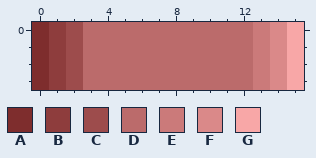
File history of a pixel-art file, Assets/Artwork/Overhead/Health/Player/Player_Fill.aseprite. The picture above is the old version.
16x4 pixels, 1 frame.
Visible layers, top first: "Layer 2" opacity 48%, "Layer 1".
Palette (. is transparent): A #7e2d2d  B #8e3d3d  C #9d4c4c  D #bb6b6b  E #cb7a7a  F #da8989  G #f8a7a7
Pixels before, first column x 0:
0 ABCDDDDDDDDDDEFG
1 ABCDDDDDDDDDDEFG
2 ABCDDDDDDDDDDEFG
3 ABCDDDDDDDDDDEFG
The result:
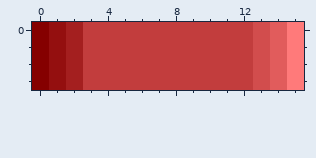
The exact change:
colour A: #7e2d2d -> #850000
colour B: #8e3d3d -> #940f0f
colour C: #9d4c4c -> #a41f1f
colour D: #bb6b6b -> #c23d3d
colour E: #cb7a7a -> #d24d4d
colour F: #da8989 -> #e15c5c
colour G: #f8a7a7 -> #ff7a7a
Boxes around the changes in both pictures, in picture pixels (x1, y1, x2, y2):
changed: (32, 22, 304, 90)
